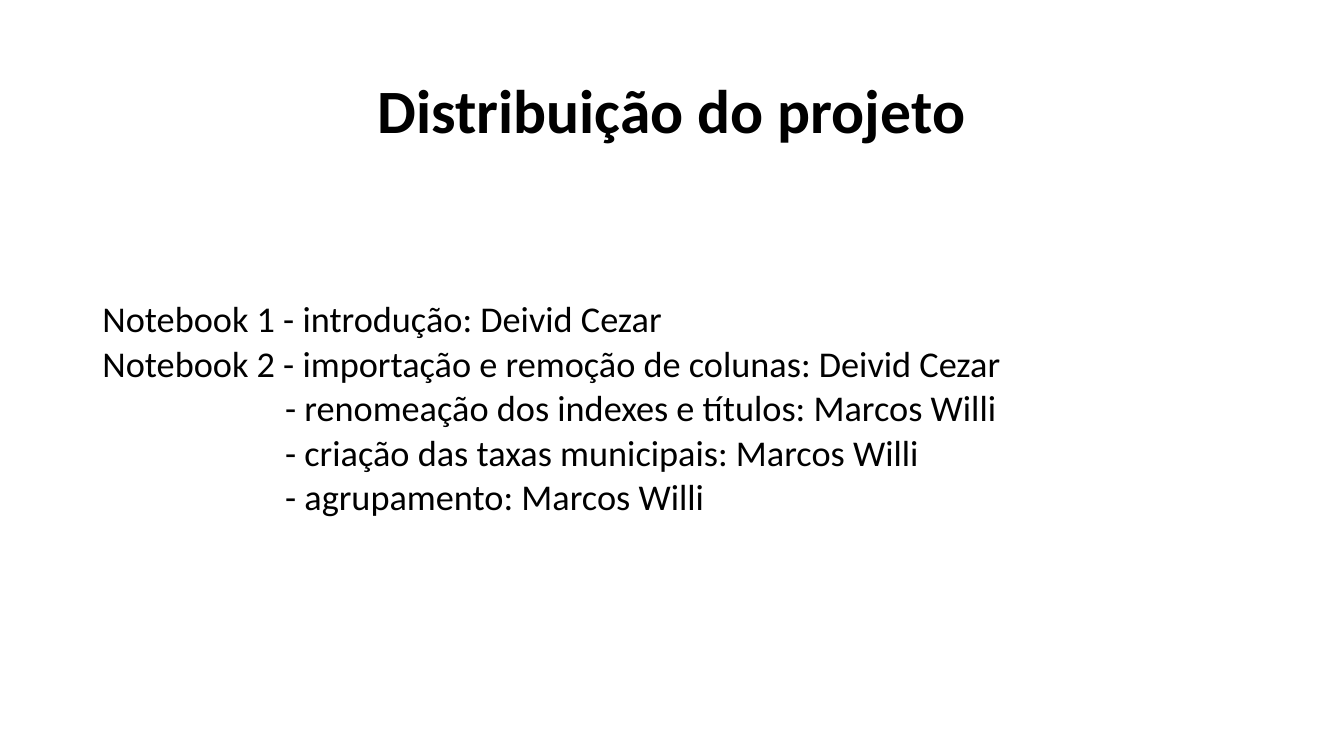
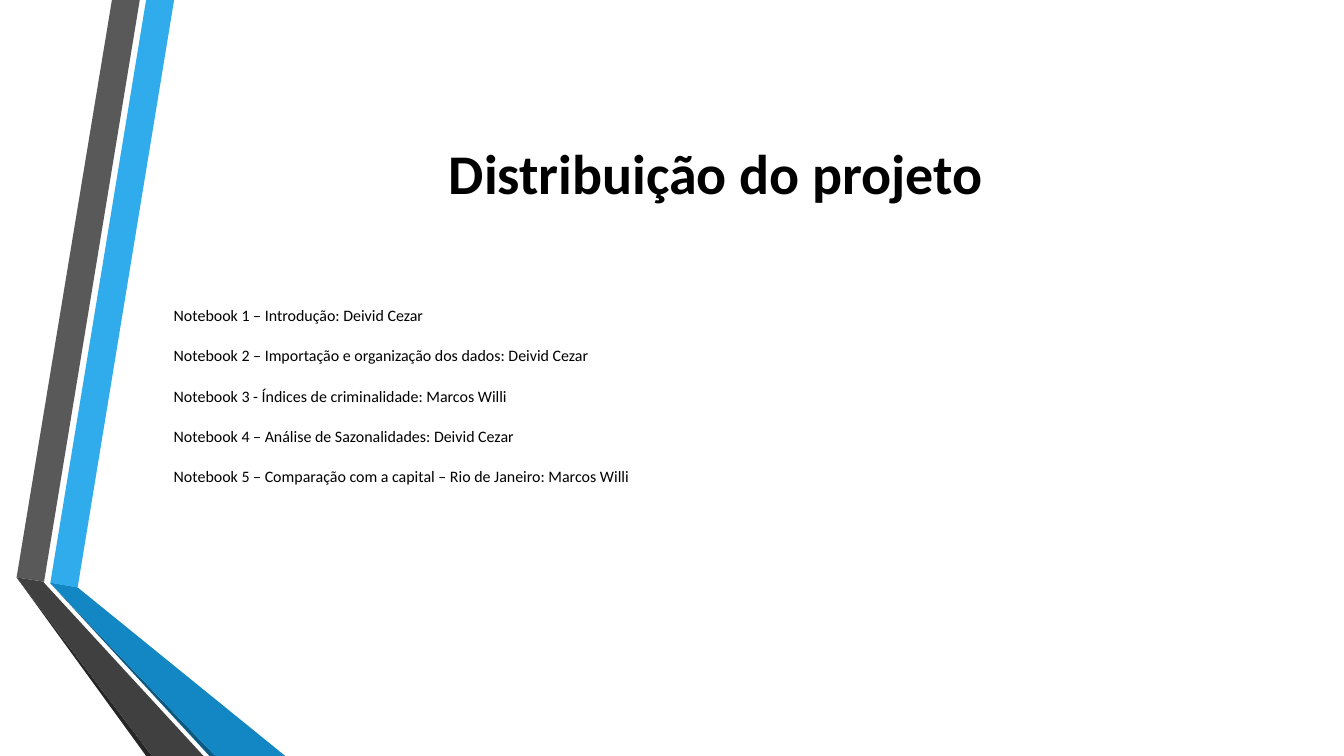
Before and after one commit to DeividCezar/Final_project, a slide deck: slide 28 of Apresentação.pptx (slide 17 before the commit). Drawn at 1344x756 pixels with LibreOffice and Linux fonts; fonts in the diff are those of the drawing; background and template pictures are left out. Boxes give left, top, right and bottom in pixels: in the first picture for what was removed or moved away, otherwise in the second. Text is boxed around its words. In the diff, an @@ line names an element or a change of style, - is before the commit and + after.

```diff
--- a/Apresentação.pptx
+++ b/Apresentação.pptx
@@ title "Distribuição do projeto": place and size @@
-title "Distribuição do projeto" at (378,89,965,144)
+title "Distribuição do projeto" at (449,154,982,204)
@@ title "Distribuição do projeto" at (449,154,982,204): size 44 to 40 pt; line spacing 0.9 to 1 @@
@@ text "Notebook 1 – Introdução: Deivid ..." at (174,310,629,485): vertical alignment top to middle @@
@@ text at (174,310,629,485): text changed; size 25.9 to 11.4 pt @@
-Notebook 1 - introdução: Deivid Cezar
-Notebook 2 - importação e remoção de colunas: Deivid Cezar
-- renomeação dos indexes e títulos: Marcos Willi
-- criação das taxas municipais: Marcos Willi
-- agrupamento: Marcos Willi
+Notebook 1 – Introdução: Deivid Cezar
+Notebook 2 – Importação e organização dos dados: Deivid Cezar
+Notebook 3 - Índices de criminalidade: Marcos Willi
+Notebook 4 – Análise de Sazonalidades: Deivid Cezar
+Notebook 5 – Comparação com a capital – Rio de Janeiro: Marcos Willi
@@ group added at (16,0,285,756): 6 freeform shapes @@
```
Also in this commit, not shown: 2 other slides changed, 26 slides added, 15 slides removed.
